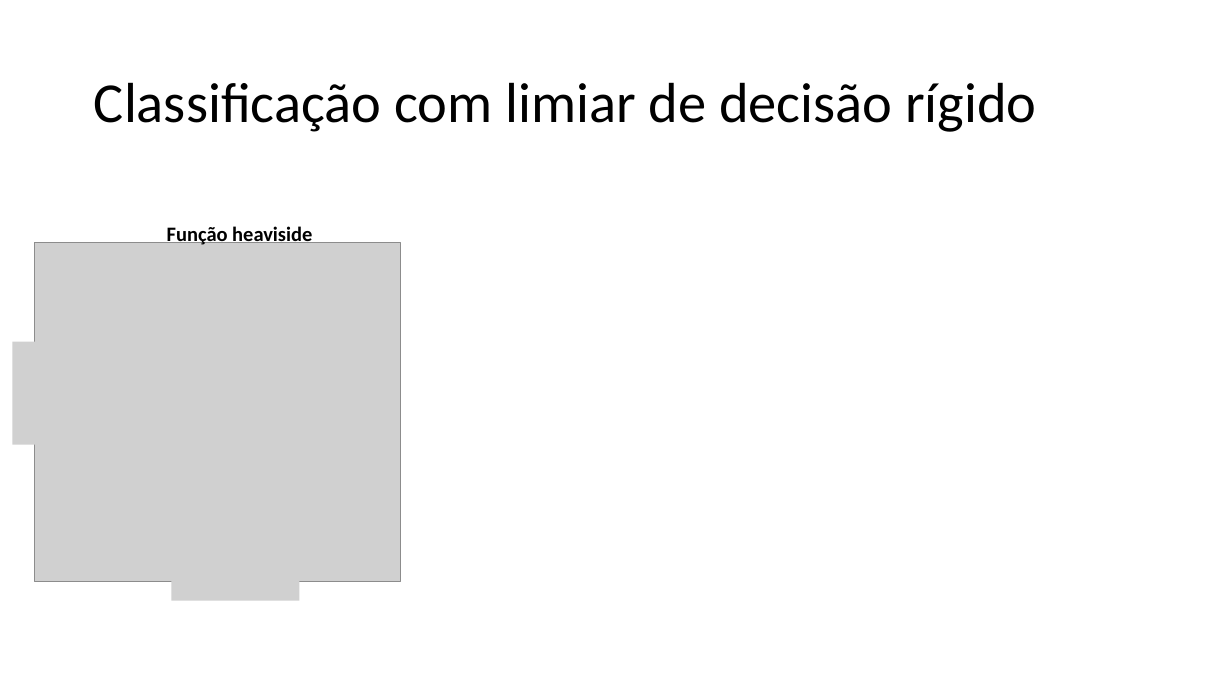
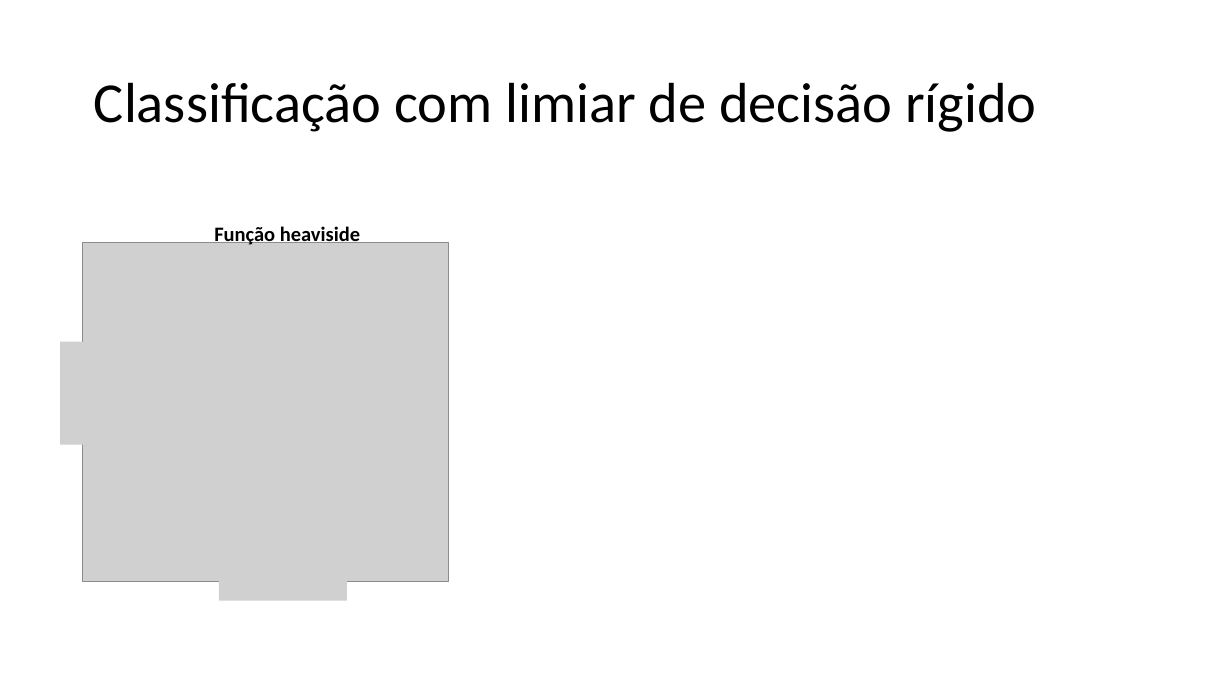
Before and after one commit to zz4fap/t320_aprendizado_de_maquina, a slide deck: slide 11 of slides/T320_Classificação (Parte II).pptx. Drawn at 1232x693 pixels with LibreOffice and Linux fonts; fonts in the diff are those of the drawing; grey boxes stand for pictures. Boxes give left, top, right and bottom in pixels: in the first picture for what was removed or moved away, otherwise in the second. Text is boxed around its words. In the diff, an @@ line names an element or a change of style, - is before the commit and + after.

```diff
--- a/slides/T320_Classificação (Parte II).pptx
+++ b/slides/T320_Classificação (Parte II).pptx
@@ 2 pictures, 1 text: place and size @@
-2 pictures, 1 text at box(12, 224, 312, 601)
+2 pictures, 1 text at box(61, 224, 360, 601)
@@ picture: place and size @@
-picture at box(35, 242, 401, 581)
+picture at box(82, 242, 448, 581)
```
Also in this commit, not shown: 1 other slide changed, 2 slides added, 1 other file.
